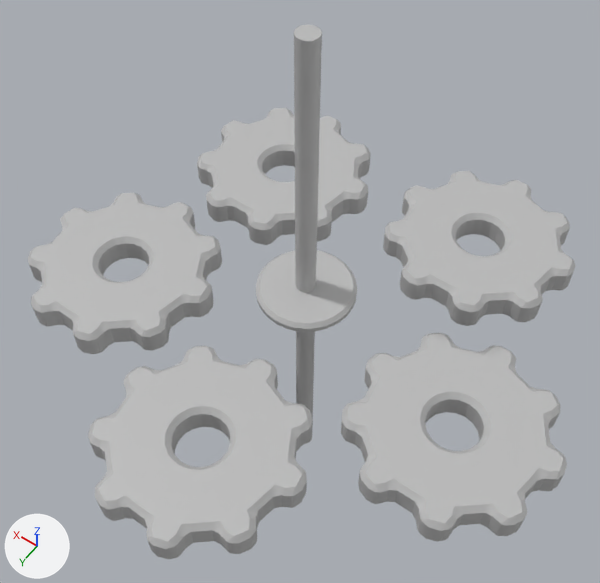
What one commit did to the FBX model Assets/Stage/World/World1/Stage_Rotation.fbx.
Before and after are seen from a camera (50 mm lens) standing at (-0.432, 0.622, 0.971) and looking at (0.003, 0.013, 0.014). Every picture has the same lights, and +X, +Y and +Z are marked at lower left. Where no turn or scale is listed for an object, it has been applied to the vertices. Vertices at the same position are counted once.
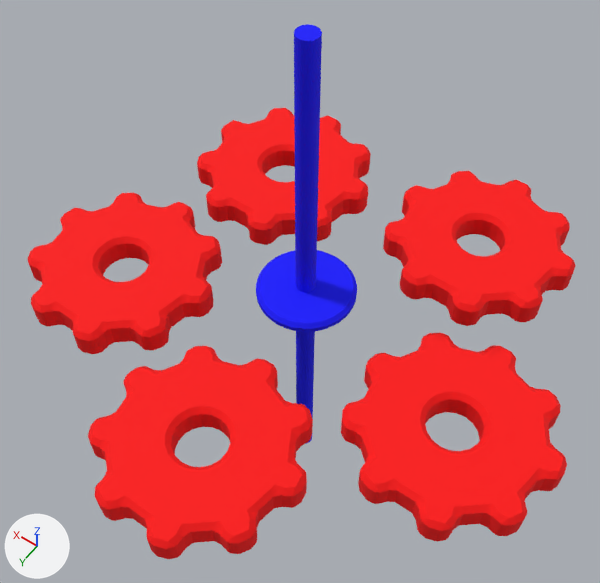
What the commit changed:
Material 'phong1' (mat_phong1) is new.
Its base color is (1.0, 0.0, 0.0) (red #ff0000).
Its roughness is 0.859.
Material 'phong2' (mat_phong2) is new.
Its base color is (0.0, 0.0, 1.0) (blue #0000ff).
Its roughness is 0.859.
me_mesh has 3122 vertices, 6236 faces and spans x -0.414..0.414, y -0.401..0.401, z -0.446..0.446.
me_mesh is used by ob_pcylinder3; location (-0.018, 0.02, 0.0).
me_mesh part 1: 5829 of the faces centred in x -0.413..0.413, y -0.401..0.401, z -0.028..0.02 switch from mat_lambert1 (grey #bcbcbc) to mat_phong1 (red #ff0000).
me_mesh part 2: 407 of the faces centred in x -0.056..0.093, y -0.094..0.054, z -0.446..0.446 switch from mat_lambert1 (grey #bcbcbc) to mat_phong2 (blue #0000ff).

Where the change shows, as pixel boxes (x1, y1, x2, y2) in the pictures (600 x 583 px):
part 1 of me_mesh, recoloured (grey to red)
    both: (28, 108, 576, 559)
part 2 of me_mesh, recoloured (grey to blue)
    both: (256, 24, 357, 444)
